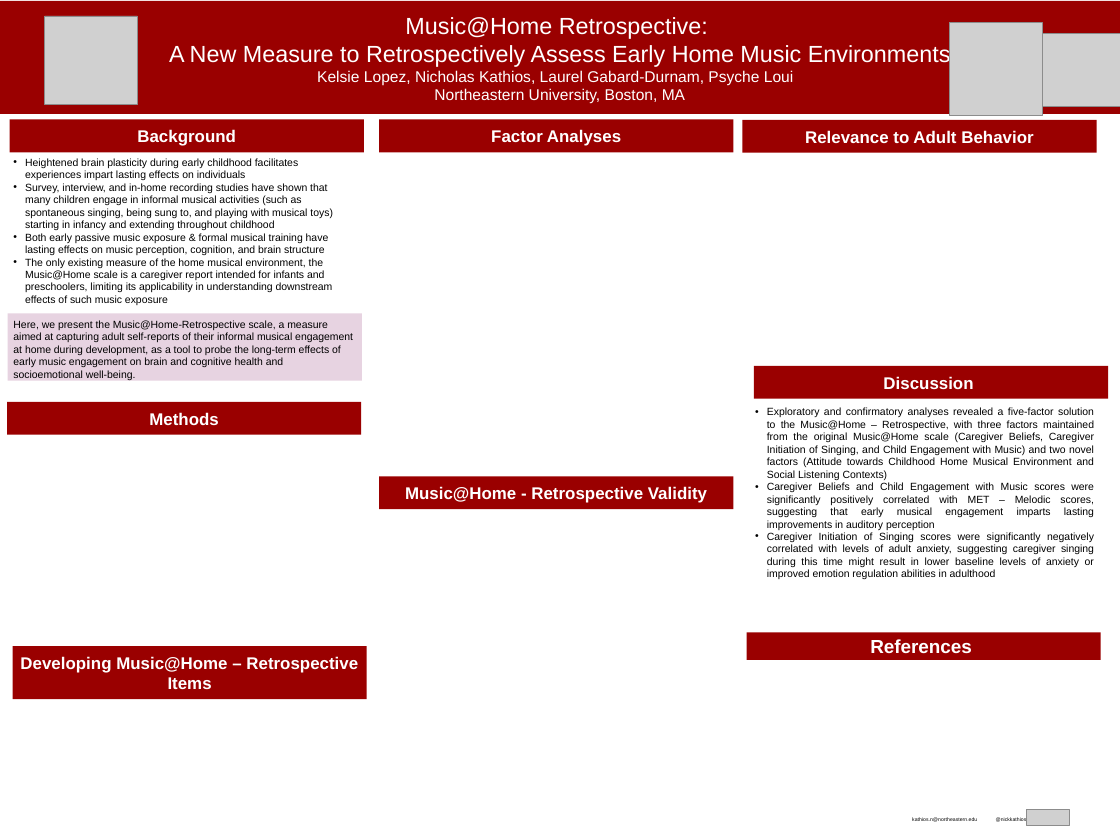
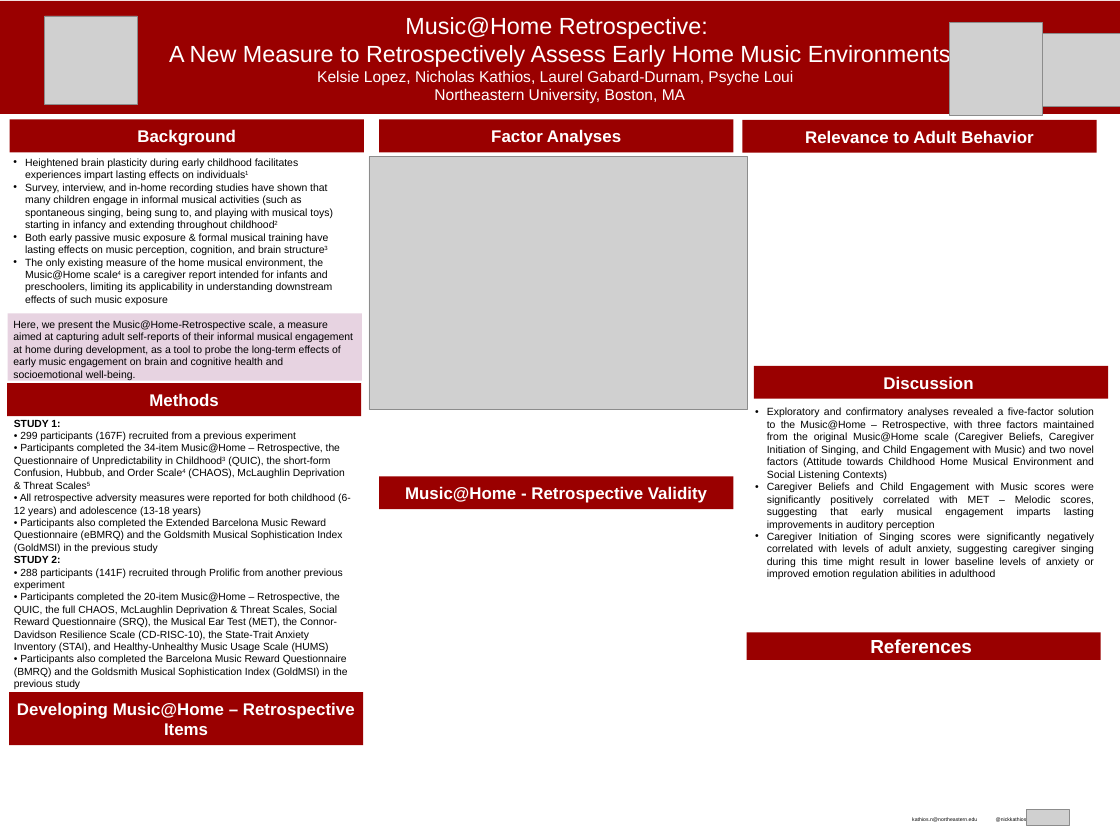
Before and after one commit to njk2136/TEAM, a slide deck: slide 1 of presentations/Music@HomeICMPC23.pptx. Drawn at 1120x840 pixels with LibreOffice and Linux fonts; fonts in the diff are those of the drawing; grey boxes stand for pictures; background and template pictures are left out. Boxes give left, top, right and bottom in pixels: in the first picture for what was removed or moved away, otherwise in the second. Text is boxed around its words. In the diff, an @@ line names an element or a change of style, - is before the commit and + after.

```diff
--- a/presentations/Music@HomeICMPC23.pptx
+++ b/presentations/Music@HomeICMPC23.pptx
@@ text at (25, 158, 333, 305): text changed @@
-• Heightened brain plasticity during early childhood facilitates experiences impart lasting effects on individuals
-• Survey, interview, and in-home recording studies have shown that many children engage in informal musical activities (such as spontaneous singing, being sung to, and playing with musical toys) starting in infancy and extending throughout childhood
-• Both early passive music exposure & formal musical training have lasting effects on music perception, cognition, and brain structure
-• The only existing measure of the home musical environment, the Music@Home scale is a caregiver report intended for infants and preschoolers, limiting its applicability in understanding downstream effects of such music exposure
+• Heightened brain plasticity during early childhood facilitates experiences impart lasting effects on individuals1
+• Survey, interview, and in-home recording studies have shown that many children engage in informal musical activities (such as spontaneous singing, being sung to, and playing with musical toys) starting in infancy and extending throughout childhood2
+• Both early passive music exposure & formal musical training have lasting effects on music perception, cognition, and brain structure3
+• The only existing measure of the home musical environment, the Music@Home scale4 is a caregiver report intended for infants and preschoolers, limiting its applicability in understanding downstream effects of such music exposure
@@ picture added at (369, 157, 747, 410) @@
@@ rectangle "Methods": place and size @@
-rectangle "Methods" at (7, 402, 362, 434)
+rectangle "Methods" at (7, 383, 362, 416)
@@ text added at (14, 420, 351, 689), 9.3 pt, text #000000 @@
+STUDY 1:
+• 299 participants (167F) recruited from a previous experiment
+• Participants completed the 34-item Music@Home – Retrospective, the Questionnaire of Unpredictability in Childhood3 (QUIC), the short-form Confusion, Hubbub, and Order Scale4 (CHAOS), McLaughlin Deprivation & Threat Scales5
+• All retrospective adversity measures were reported for both childhood (6-12 years) and adolescence (13-18 years)
+• Participants also completed the Extended Barcelona Music Reward Questionnaire (eBMRQ) and the Goldsmith Musical Sophistication Index (GoldMSI) in the previous study
+STUDY 2:
+• 288 participants (141F) recruited through Prolific from another previous experiment
+• Participants completed the 20-item Music@Home – Retrospective, the QUIC, the full CHAOS, McLaughlin Deprivation & Threat Scales, Social Reward Questionnaire (SRQ), the Musical Ear Test (MET), the Connor-Davidson Resilience Scale (CD-RISC-10), the State-Trait Anxiety Inventory (STAI), and Healthy-Unhealthy Music Usage Scale (HUMS)
+• Participants also completed the Barcelona Music Reward Questionnaire (BMRQ) and the Goldsmith Musical Sophistication Index (GoldMSI) in the previous study
@@ rectangle "Developing Music@Home – Retrospective Items": place and size @@
-rectangle "Developing Music@Home – Retrospective Items" at (13, 646, 367, 699)
+rectangle "Developing Music@Home – Retrospective Items" at (9, 692, 363, 745)
```
Also in this commit, not shown: 4 other files.
